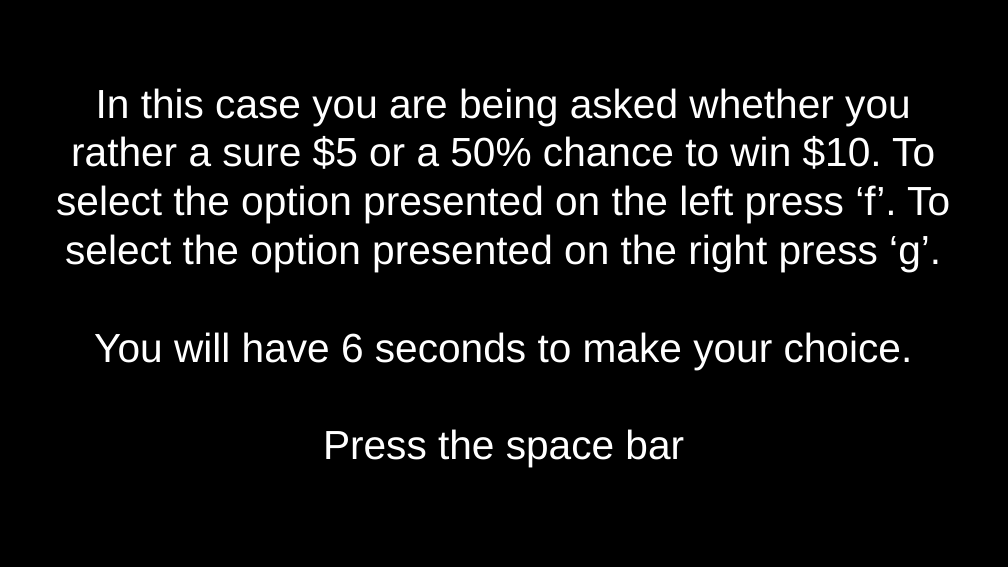
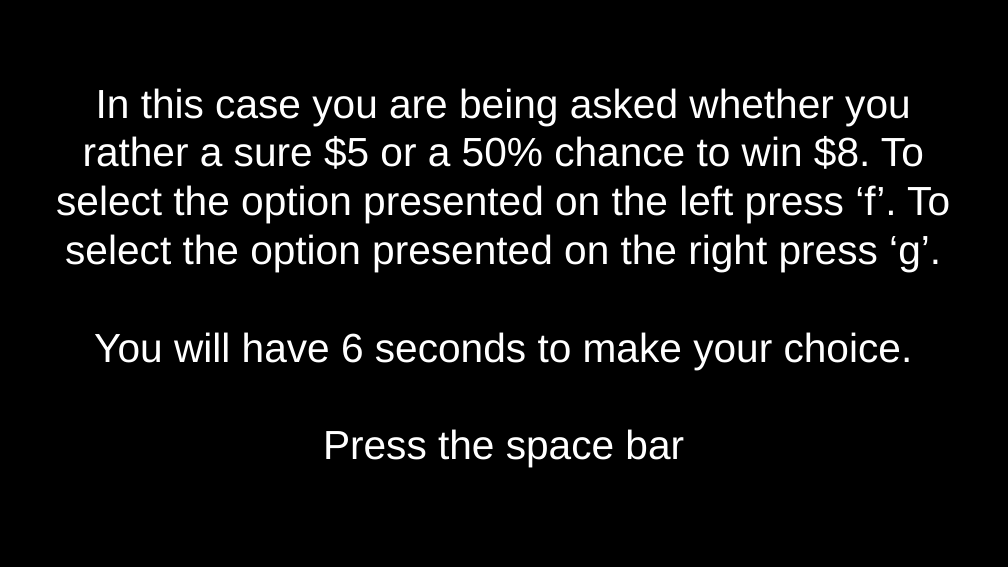
Before and after one commit to jbdenniso/Amb_aversion_task, a slide deck: slide 3 of AmbAver/Amb_Aver/code/Instructions.odp. Drawn at 1008x567 pixels with LibreOffice and Linux fonts; fonts in the diff are those of the drawing. Boxes give left, top, right and bottom in pixels: in the first picture for what was removed or moved away, otherwise in the second. Text is boxed around its words. In the diff, an @@ line names an element or a change of style, - is before the commit and + after.

```diff
--- a/AmbAver/Amb_Aver/code/Instructions.odp
+++ b/AmbAver/Amb_Aver/code/Instructions.odp
@@ subtitle at <box>56,88,950,272</box>: text changed @@
-In this case you are being asked whether you rather a sure $5 or a 50% chance to win $10. To select the option presented on the left press ‘f’. To select the option presented on the right press ‘g’.
+In this case you are being asked whether you rather a sure $5 or a 50% chance to win $8. To select the option presented on the left press ‘f’. To select the option presented on the right press ‘g’.
```
Also in this commit, not shown: 3 other slides changed, 2 slides added, 2 slides removed, 19 other files.
